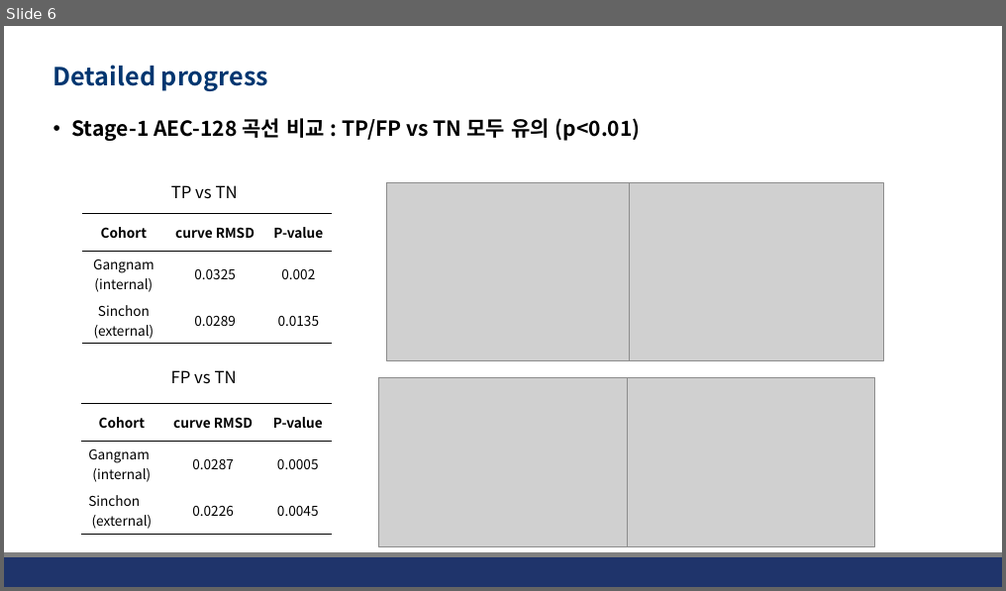
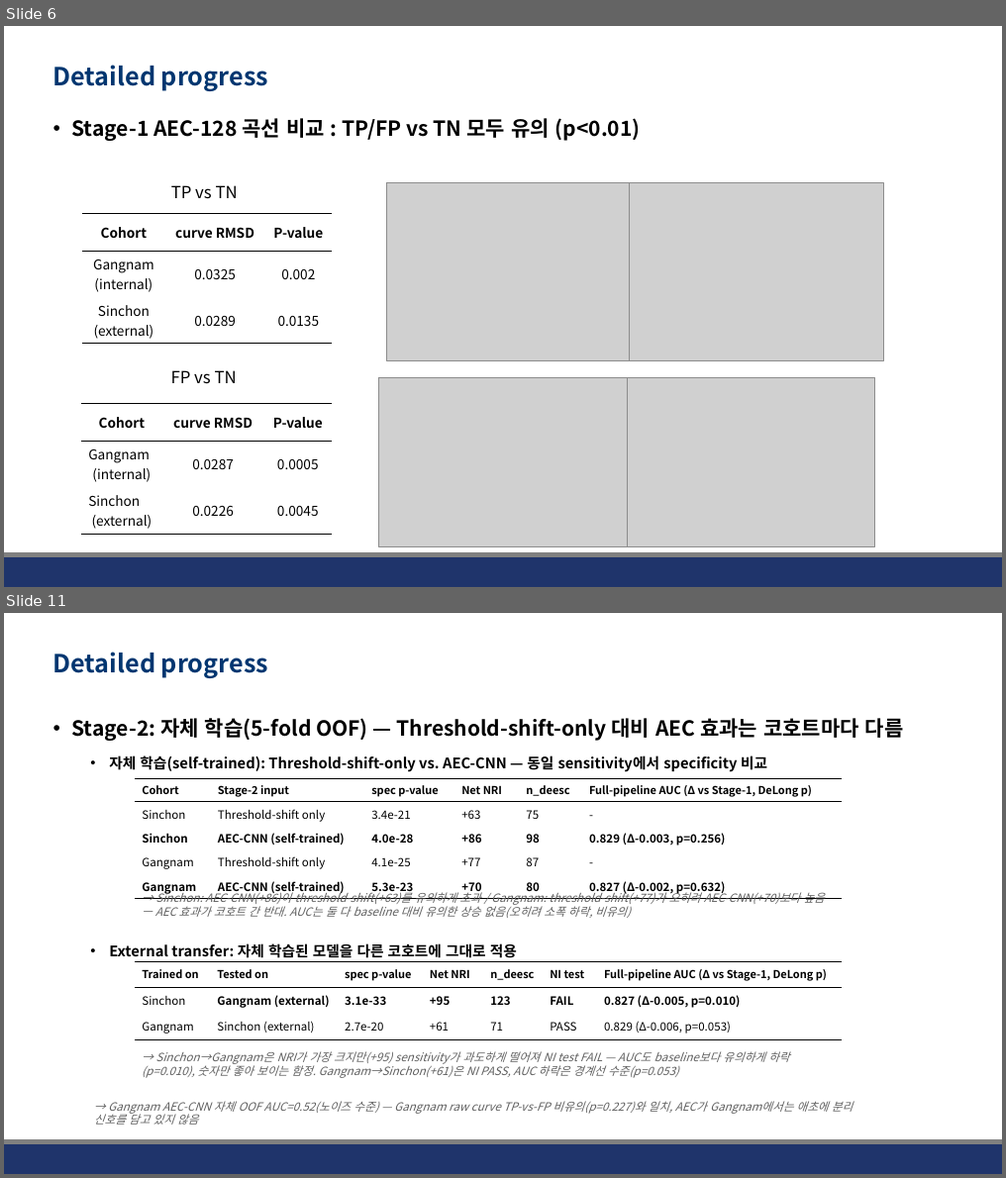
Before and after one commit to JHWannabe/Clinical_Study, a slide deck: docs/260724_Comparison of AECs between groups after low-smi classification with clinic data.pptx. Shown one above the other, each under a label of ours: slide 6 before the commit, slides 6 and 11 after it; the slides between them are not shown. The pictures are 1006x591 and 1006x1178 pixels, drawn with LibreOffice and Linux fonts; fonts in the diff are those of the drawing; grey boxes stand for pictures; background and template pictures are left out. Boxes give left, top, right and bottom in pixels: in the first picture for what was removed or moved away, otherwise in the second. Text is boxed around its words. In the diff, an @@ line names an element or a change of style, - is before the commit and + after.

```diff
--- a/docs/260724_Comparison of AECs between groups after low-smi classification with clinic data.pptx
+++ b/docs/260724_Comparison of AECs between groups after low-smi classification with clinic data.pptx
@@ slide 11 added at bbox=[4, 613, 1002, 1174], background #FFFFFF; not listed: 2 template elements that a slide beside it also shows @@
@@ title added at bbox=[54, 652, 268, 678], 24 pt, text #023670, bold @@
+Detailed progress
@@ text added at bbox=[71, 718, 904, 959], 14 pt, text #000000, bold @@
+• Stage-2: 자체 학습(5-fold OOF) — Threshold-shift-only 대비 AEC 효과는 코호트마다 다름
+  • 자체 학습(self-trained): Threshold-shift-only vs. AEC-CNN — 동일 sensitivity에서 specificity 비교
+  • External transfer: 자체 학습된 모델을 다른 코호트에 그대로 적용
@@ table added at bbox=[135, 778, 842, 899], 5 rows, 6 columns @@
+Cohort | Stage-2 input | spec p-value | Net NRI | n_deesc | Full-pipeline AUC (Δ vs Stage-1, DeLong p)
+Sinchon | Threshold-shift only | 3.4e-21 | +63 | 75 | -
+Sinchon | AEC-CNN (self-trained) | 4.0e-28 | +86 | 98 | 0.829 (Δ-0.003, p=0.256)
+Gangnam | Threshold-shift only | 4.1e-25 | +77 | 87 | -
+Gangnam | AEC-CNN (self-trained) | 5.3e-23 | +70 | 80 | 0.827 (Δ-0.002, p=0.632)
@@ text added at bbox=[155, 890, 825, 918], 11 pt, text #606060, italic @@
+→ Sinchon: AEC-CNN(+86)이 threshold-shift(+63)를 유의하게 초과 / Gangnam: threshold-shift(+77)가 오히려 AEC-CNN(+70)보다 높음 — AEC 효과가 코호트 간 반대. AUC는 둘 다 baseline 대비 유의한 상승 없음(오히려 소폭 하락, 비유의)
@@ table added at bbox=[135, 962, 841, 1041], 3 rows, 7 columns @@
+Trained on | Tested on | spec p-value | Net NRI | n_deesc | NI test | Full-pipeline AUC (Δ vs Stage-1, DeLong p)
+Sinchon | Gangnam (external) | 3.1e-33 | +95 | 123 | FAIL | 0.827 (Δ-0.005, p=0.010)
+Gangnam | Sinchon (external) | 2.7e-20 | +61 | 71 | PASS | 0.829 (Δ-0.006, p=0.053)
@@ text added at bbox=[142, 1052, 789, 1078], 11 pt, text #606060, italic @@
+→ Sinchon→Gangnam은 NRI가 가장 크지만(+95) sensitivity가 과도하게 떨어져 NI test FAIL — AUC도 baseline보다 유의하게 하락(p=0.010), 숫자만 좋아 보이는 함정. Gangnam→Sinchon(+61)은 NI PASS, AUC 하락은 경계선 수준(p=0.053)
@@ text added at bbox=[94, 1101, 852, 1125], 11 pt, text #606060, italic @@
+→ Gangnam AEC-CNN 자체 OOF AUC=0.52(노이즈 수준) — Gangnam raw curve TP-vs-FP 비유의(p=0.227)와 일치, AEC가 Gangnam에서는 애초에 분리 신호를 담고 있지 않음
```
Also in this commit, not shown: 2 slides changed, 1 other slide added, 27 other files.
